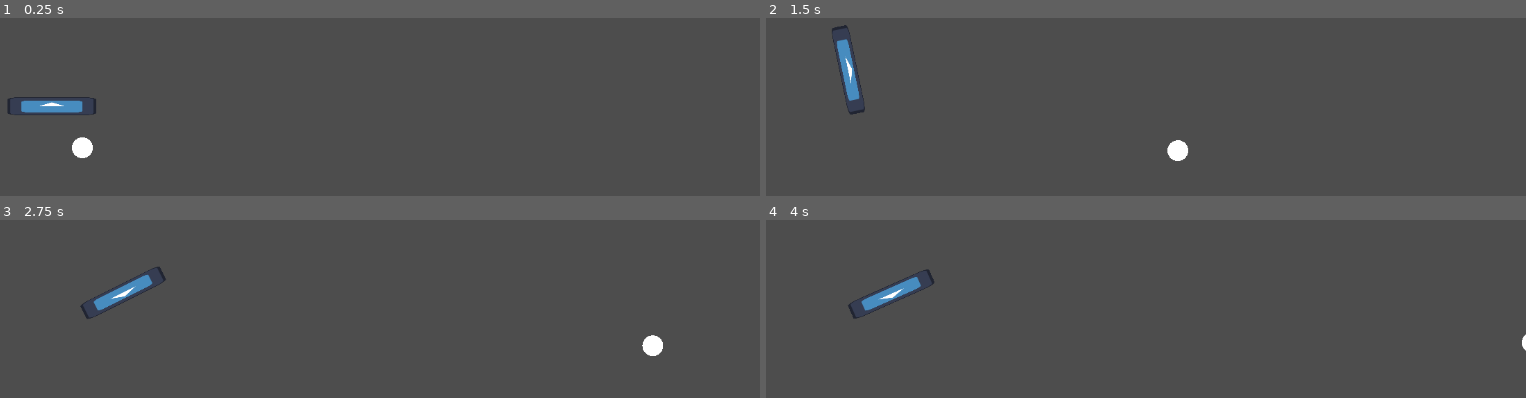
Above: before the commit, frames 1-4 (two rows, left to right).
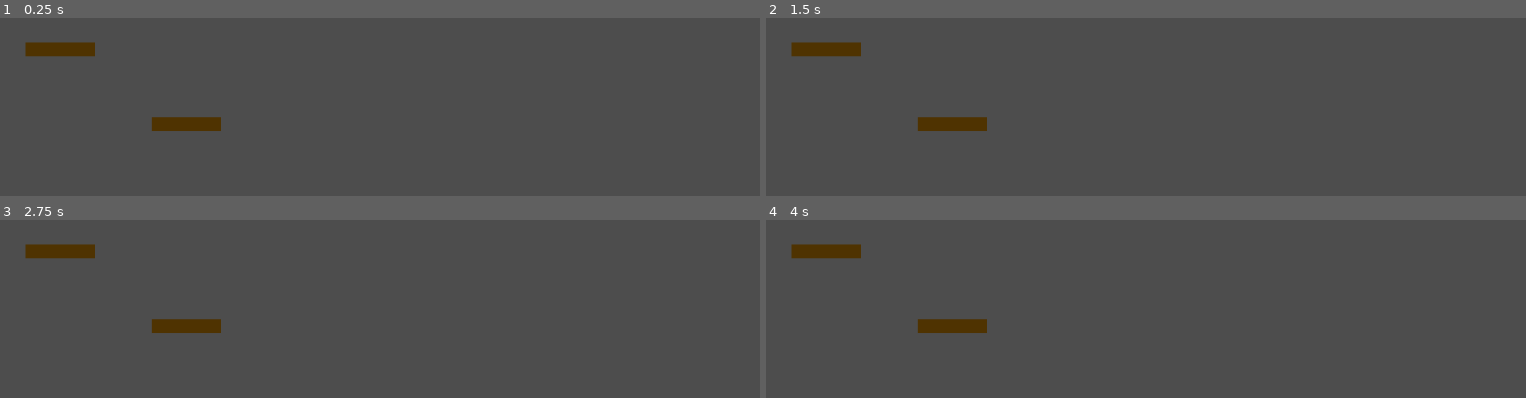
Above: after the commit, the same moments.

Repository: RainbowAsteroids/happy-birthday-bash
Game: Godot game, scene res://FuseableTest/fuseable_test.tscn
The game is run twice, just before and just after one commit, with the same random seed, the same clock (stepped at 60 frames per second) and the same inputs. Before the commit the project starts from res://World/world.tscn. The engine's default icon, where the game draws it, is replaced by a stand-in: a white triangle on a blue panel in a dark square.
Inputs (mouse positions are in pixels of both pictures, inside the frame that each line leads up to):
- Up to frame 1 (0.25 s): no input
- Up to frame 2 (1.5 s): tap Enter (ui_accept) at 0.5, 0.77 s; move the mouse to (1305, 135) at 0.52 s; click (1305, 135) at 0.67 s; move the mouse to (963, 179) at 1.27 s; click (963, 179) at 1.42 s
- Up to frame 3 (2.75 s): tap Enter (ui_accept) at 1.52 s; move the mouse to (440, 260) at 2.02 s; click (440, 260) at 2.17 s
- Up to frame 4 (4 s): move the mouse to (outside the picture) at 2.77 s; click (outside the picture) at 2.92 s; tap Enter (ui_accept) at 3.02, 3.77 s; move the mouse to (outside the picture) at 3.52 s; click (outside the picture) at 3.67 s

The runs differ from the first frame. In frame 1, 2.5% of the frame differs, in the area x 1-30%, y 13-79%; in frame 2, 2.3%; in frame 3, 2.4%; in frame 4, 2.2%.

Commit message:
changes

Diff:
--- /dev/null
+++ b/Enemy/enemy.tscn
@@ -0,0 +1,15 @@
+[gd_scene load_steps=3 format=3 uid="uid://b5ijahjdcyd0y"]
+
+[ext_resource type="Texture2D" uid="uid://cc2j3r46e7v2x" path="res://icon.svg" id="1_asp06"]
+
+[sub_resource type="RectangleShape2D" id="RectangleShape2D_4yyhi"]
+size = Vector2(44, 44)
+
+[node name="Enemy" type="CharacterBody2D"]
+
+[node name="Icon" type="Sprite2D" parent="."]
+scale = Vector2(0.337, 0.337)
+texture = ExtResource("1_asp06")
+
+[node name="CollisionShape2D" type="CollisionShape2D" parent="."]
+shape = SubResource("RectangleShape2D_4yyhi")
--- /dev/null
+++ b/FuseableTest/FuseGuide.gd
@@ -0,0 +1 @@
+extends Node2D
--- /dev/null
+++ b/FuseableTest/FuseGuide.tscn
@@ -0,0 +1,6 @@
+[gd_scene load_steps=2 format=3 uid="uid://5g7fn512syp8"]
+
+[ext_resource type="Script" path="res://FuseableTest/FuseGuide.gd" id="1_g5kds"]
+
+[node name="FuseGuide" type="Node2D"]
+script = ExtResource("1_g5kds")
--- /dev/null
+++ b/FuseableTest/fuseable_test.tscn
@@ -0,0 +1,11 @@
+[gd_scene load_steps=2 format=3 uid="uid://bq21b5buupn6c"]
+
+[ext_resource type="PackedScene" uid="uid://ppkvtrwk7ipd" path="res://Stick/Stick.tscn" id="1_yeq6p"]
+
+[node name="FuseableTest" type="Node2D"]
+
+[node name="Stick" parent="." instance=ExtResource("1_yeq6p")]
+position = Vector2(143, 168)
+
+[node name="Stick2" parent="." instance=ExtResource("1_yeq6p")]
+position = Vector2(325, 276)
--- /dev/null
+++ b/Stick/MoveableHandler.gd
@@ -0,0 +1,39 @@
+class_name MoveableHandler extends Node2D
+
+@export var k := 10.0
+
+var moving := false
+	#set (value):
+		#parent.continuous_cd = \
+			#RigidBody2D.CCD_MODE_CAST_SHAPE if value \
+			#else RigidBody2D.CCD_MODE_DISABLED
+		#moving = value
+
+@onready var parent := get_parent() as RigidBody2D
+
+func _unhandled_input(event):
+	if event is InputEventMouseButton:
+		if not event.pressed:
+			moving = false
+
+func _on_input_event(_viewport: Node, event: InputEvent, _shape_idx: int):
+	if event is InputEventMouseButton:
+		if event.pressed:
+			moving = true
+
+func _ready():
+	parent.continuous_cd = RigidBody2D.CCD_MODE_CAST_SHAPE
+	parent.input_pickable = true
+	parent.input_event.connect(_on_input_event)
+
+func _physics_process(_delta):
+	if moving:
+		var to_mouse := get_global_mouse_position() - parent.global_position
+		var x := to_mouse.length()
+		var to_mouse_hat := to_mouse.normalized()
+
+		var d := to_mouse_hat.dot(parent.linear_velocity.normalized())
+		var mul := (-(d - 1) + 1) * 5
+
+
+		parent.apply_central_force(to_mouse_hat * x * k * mul)
--- /dev/null
+++ b/Stick/Stick.tscn
@@ -0,0 +1,29 @@
+[gd_scene load_steps=5 format=3 uid="uid://ppkvtrwk7ipd"]
+
+[ext_resource type="Texture2D" uid="uid://bar8284qe8857" path="res://Stick/stick.png" id="1_n2c35"]
+[ext_resource type="PackedScene" uid="uid://5g7fn512syp8" path="res://FuseableTest/FuseGuide.tscn" id="2_fr2ad"]
+[ext_resource type="Script" path="res://Stick/MoveableHandler.gd" id="3_loiad"]
+
+[sub_resource type="RectangleShape2D" id="RectangleShape2D_vbg61"]
+size = Vector2(100, 20)
+
+[node name="Stick" type="RigidBody2D"]
+linear_damp = 2.419
+
+[node name="Stick" type="Sprite2D" parent="."]
+texture = ExtResource("1_n2c35")
+
+[node name="CollisionShape2D" type="CollisionShape2D" parent="."]
+shape = SubResource("RectangleShape2D_vbg61")
+
+[node name="FuseGuide" parent="." instance=ExtResource("2_fr2ad")]
+
+[node name="Marker2D" type="Marker2D" parent="FuseGuide"]
+position = Vector2(50, 0)
+
+[node name="Marker2D2" type="Marker2D" parent="FuseGuide"]
+position = Vector2(-50, 0)
+
+[node name="MoveableHandler" type="Node2D" parent="."]
+script = ExtResource("3_loiad")
+k = 45.0
--- a/project.godot
+++ b/project.godot
@@ -11,13 +11,16 @@
 [application]
 
 config/name="the-name-of-the-game"
-run/main_scene="res://World/world.tscn"
+run/main_scene="res://FuseableTest/fuseable_test.tscn"
 config/features=PackedStringArray("4.1", "GL Compatibility")
 config/icon="res://icon.svg"
 
-[display]
+[input]
 
-window/size/resizable=false
+asd={
+"deadzone": 0.5,
+"events": []
+}
 
 [physics]
 
Binary file added: Stick/stick.png
Not shown, added: Stick/stick.png.import
